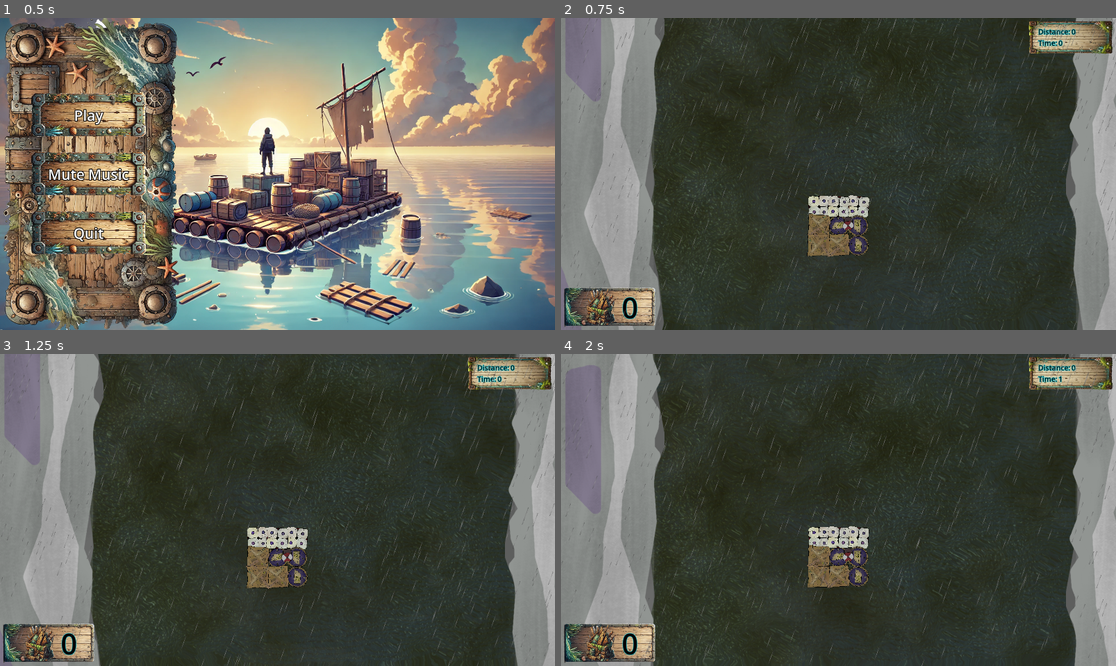
Above: before the commit, frames 1-4 (two rows, left to right).
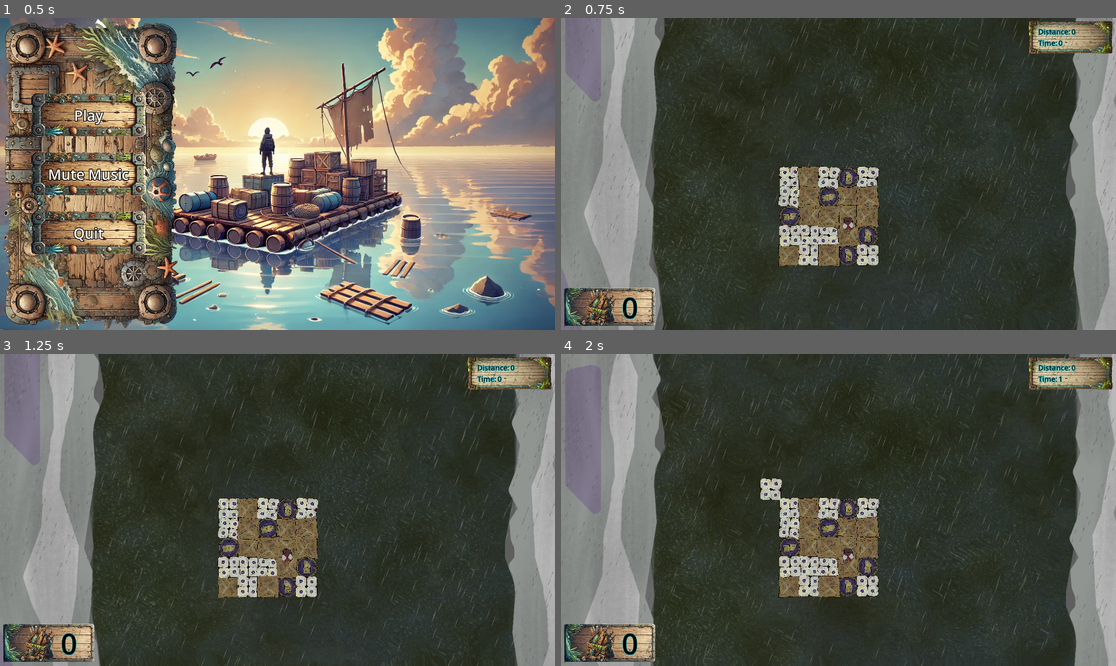
Above: after the commit, the same moments.

Repository: ARCsweden/GameJam2024FallA
Game: Godot game, scene res://UI/main_menu.tscn
Two runs of this game, one before a commit and one after it. Both use one fixed random seed, a clock stepped at 60 frames per second and the inputs below. The engine's default icon, where the game draws it, is replaced by a stand-in: a white triangle on a blue panel in a dark square. Sound files missing from this copy of the repository are replaced by a short silence.
Inputs (mouse positions are in pixels of both pictures, inside the frame that each line leads up to):
- Up to frame 1 (0.5 s): no input
- Up to frame 2 (0.75 s): click "Play" at 0.5 s
- Up to frame 3 (1.25 s): no input
- Up to frame 4 (2 s): tap Enter (DebugRebuild) at 1.25 s; move the mouse to (960, 494) at 1.27 s; click (960, 494) at 1.42 s

Frame 1 is identical in both runs. In frame 2, 5.0% of the frame differs, in the area x 39-58%, y 47-80%; in frame 3, 5.0%; in frame 4, 5.3%, in the area x 35-58%, y 39-79%.

Commit message:
Added build action

Diff:
--- a/dontdrowntogether/Scripts/Global.gd
+++ b/dontdrowntogether/Scripts/Global.gd
@@ -64,9 +64,9 @@
 const raft_angular_damping: float = 0.15
 
 # Raft max dimensions
-const raft_rows : int = 5
-const raft_columns : int = 5
-const raft_start_radius : int = 1 # layers outside the center tile. 1 = 3x3 square
+const raft_rows : int = 10
+const raft_columns : int = 10
+const raft_start_radius : int = 2 # layers outside the center tile. 1 = 3x3 square
 
 const river_force : float = 20.0
 const river_acc : float = 0.0 # Amount that river_force increases every second
--- a/dontdrowntogether/Scripts/SignalBus.gd
+++ b/dontdrowntogether/Scripts/SignalBus.gd
@@ -8,3 +8,6 @@
 
 @warning_ignore("unused_signal")
 signal paddle(player_pos: Vector2, cur_dir: Vector2)
+
+@warning_ignore("unused_signal")
+signal build(player_pos: Vector2, cur_dir: Vector2, current_tile)
--- a/dontdrowntogether/Scripts/player.gd
+++ b/dontdrowntogether/Scripts/player.gd
@@ -22,10 +22,11 @@
 var paddle_btn
 var hook_btn
 var repair_btn
+var build_btn
 var controller_ready := false
 var repair_prompt = "PRESS B TO REPAIR"
 
-var last_tile
+var current_tile
 var can_repair = false
 
 @export var cur_dir: Vector2 = Vector2.UP
@@ -66,6 +67,7 @@
 	paddle_btn = "paddle" + str(controller_id)
 	hook_btn = "hook" + str(controller_id)
 	repair_btn = "repair" + str(controller_id)
+	build_btn = "build" + str(controller_id)
 	controller_ready = true
 
 func _process(_delta) -> void:
@@ -83,11 +85,14 @@
 		if Input.is_action_just_pressed(hook_btn):
 			hook.activate_hook(cur_dir)
 		if Input.is_action_just_pressed(repair_btn):
-			if(can_repair and last_tile != null):
-				last_tile.call_repair()
+			if(can_repair and current_tile != null):
+				current_tile.call_repair()
 				if(Global.scrapAmount < Global.repair_cost):
 					label.visible = false
 					can_repair = false
+		if Input.is_action_just_pressed(build_btn):
+			if (current_tile != null):
+				SignalBus.build.emit(position, cur_dir, current_tile)
 
 func repair_raft_tile() -> void:
 	pass
@@ -135,8 +140,8 @@
 		label.text = repair_prompt
 
 func _on_pickup_grunka(_value: int) -> void:
-	if(last_tile != null):
-		if(last_tile.get_health() < last_tile.get_max_health()):
+	if(current_tile != null):
+		if(current_tile.get_health() < current_tile.get_max_health()):
 			set_repair(true)
 
 
@@ -152,4 +157,4 @@
 	paddel_audio_stream_player.play()
 
 func _on_tile_entered(area) -> void:
-	last_tile = area
+	current_tile = area
--- a/dontdrowntogether/Scripts/raft_body.gd
+++ b/dontdrowntogether/Scripts/raft_body.gd
@@ -35,6 +35,7 @@
 	set_collision_mask_value(3, true)
 	_create_starting_area(starting_area_squares)
 	SignalBus.paddle.connect(_on_paddle)
+	SignalBus.build.connect(_on_build)
 	set_axis_velocity(Vector2(0,-300))
 
 	mass = Global.raft_mass
@@ -56,14 +57,52 @@
 	# Force based on player direction
 	apply_force(-cur_dir*Global.paddle_force, player_pos)
 
+func _on_build(player_pos: Vector2, cur_dir: Vector2, current_tile):
+	print(player_pos)
+	print(cur_dir)
+	print(current_tile)
+
+	var raft_rotation = rotation_degrees * (PI / 180)  # Convert degrees to radians
+	var rotated_dir = cur_dir.rotated(-raft_rotation)  # Rotate in the opposite direction
+	var relative_dir = round_to_nearest_axis(rotated_dir)  # Snap to nearest axis vector
+	# Calculate the tile position to build
+	var tile_to_build_pos = current_tile.get_grid_pos() + relative_dir
+
+	# cur_dir - round(raft_direction_degrees)
+	#var tile_to_build_pos = current_tile.get_grid_pos()+cur_dir
+	var tile_to_build = grid[tile_to_build_pos.x][tile_to_build_pos.y]
+	if tile_to_build.health < 1 and tile_to_build.is_edge_tile == false:
+		rebuild_tile(tile_to_build_pos.x, tile_to_build_pos.y)
+
+	#player_pos + Global.raft_tile_length * cur_dir
+
+	# Get player direction
+	# look one tile length forward
+	# if point belongs to empty tile, build
+
+func round_to_nearest_axis(v: Vector2) -> Vector2:
+	# Normalize the vector to get the direction
+	if v.length() == 0:
+		return Vector2.ZERO  # Return a zero vector if the input is zero
+
+	v = v.normalized()  # Normalize to unit length
+
+	# Determine which axis the vector is closer to
+	if abs(v.x) > abs(v.y):
+		return Vector2(sign(v.x), 0)  # Return (1, 0) or (-1, 0)
+	else:
+		return Vector2(0, sign(v.y))  # Return (0, 1) or (0, -1)
+
 func take_damage(r, c, damage):
 	grid[r][c].take_damage(damage)
 
 func rebuild_tile(r, c):
+	#if (r < rows or c < columns):
 	grid[r][c].rebuild()
 
 func repair_tile(r, c):
 	grid[r][c].repair()
+
 
 func _create_starting_area(expands):
 	# Creates a square of usable tiles around the center
@@ -85,6 +124,7 @@
 			# Moves the instance. +50 is to move the image coordinate to the top left corner
 			# Then each instance is moved to the top left corner of the collision shape, to center it
 			instance.position = Vector2((r+1)*Global.raft_tile_length, (c+1)*Global.raft_tile_length) - (raft_max_size / 2.0)
+			instance.grid_pos = Vector2(r, c)
 
 			var collision_shape = CollisionShape2D.new()
 			add_child(collision_shape)
--- a/dontdrowntogether/Scripts/raft_tile.gd
+++ b/dontdrowntogether/Scripts/raft_tile.gd
@@ -16,6 +16,10 @@
 var SpriteArrayTexture = [WOOD_RAFT_TILE, BARREL, BOTTLE_TILE]
 
 signal destroyTile(areaNode)
+
+var grid_pos: Vector2
+
+var is_edge_tile = false
 
 #Layer 1: Player collision layer
 #Layer 2: Damage taken layer
@@ -69,6 +73,7 @@
 	pass
 
 func edge_tile():
+	is_edge_tile = true
 	set_collision_layer_value(1, true)
 	$"./Sprite2D".visible = 1
 	self.top_level_collision_shape.set_deferred("disabled", true)
--- a/dontdrowntogether/Scripts/repair_area.gd
+++ b/dontdrowntogether/Scripts/repair_area.gd
@@ -8,3 +8,6 @@
 
 func get_max_health() -> float:
 	return Global.raft_max_hp
+
+func get_grid_pos():
+	return $"..".grid_pos
--- a/dontdrowntogether/project.godot
+++ b/dontdrowntogether/project.godot
@@ -148,6 +148,11 @@
 "events": [Object(InputEventJoypadButton,"resource_local_to_scene":false,"resource_name":"","device":1,"button_index":1,"pressure":0.0,"pressed":true,"script":null)
 ]
 }
+build0={
+"deadzone": 0.5,
+"events": [Object(InputEventKey,"resource_local_to_scene":false,"resource_name":"","device":-1,"window_id":0,"alt_pressed":false,"shift_pressed":false,"ctrl_pressed":false,"meta_pressed":false,"pressed":false,"keycode":0,"physical_keycode":72,"key_label":0,"unicode":104,"location":0,"echo":false,"script":null)
+]
+}
 
 [layer_names]
 
Not shown: 1 places in dontdrowntogether/Scenes/player.tscn that only renumber resources
